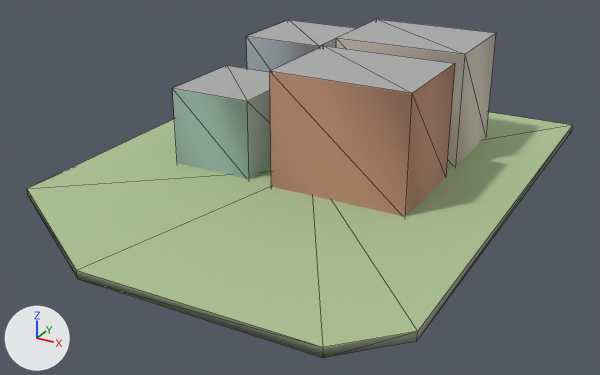
An edit to the glTF model godot_project/remake/sky/islands/SKY-009.lod2.glb, drawn before and after from the same camera.
Rendered twice from a 50 mm camera at (72.2, -134.0, 62.6) aimed at (-0.9, -1.1, -3.8). The axes (+X, +Y, +Z) are drawn at lower left. The lights are the same throughout. The first picture is the older version. Mesh edges are drawn as thin lines. Vertices at exactly the same position are counted once.

Objects in the first picture: 'buildings', 'deck', 'rock'.
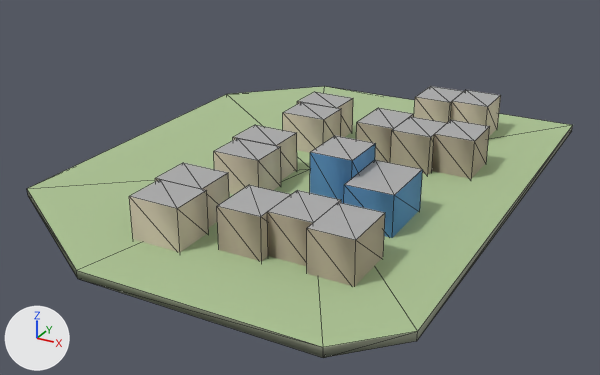
Patch to the scene script:
```diff
--- a/godot_project/remake/sky/islands/SKY-009.lod2.glb.py
+++ b/godot_project/remake/sky/islands/SKY-009.lod2.glb.py
@@ me_buildings @@
-me_buildings.from_pydata(...)  # 32 vertices, 40 faces; spans x -25.1..25.4, y -11.0..37.5, z -0.5..22.6
+me_buildings.from_pydata(...)  # 128 vertices, 160 faces; spans x -11.5..30.1, y -40.5..41.5, z -0.5..10.9
+# me_buildings part 1: the loose piece of 8 vertices spanning x -1.6..25.4, y -11.0..10.0, z -0.5..22.2 is scaled about its middle by (0.296, 0.452, 0.501), then moved by (1.7, -11.4, -5.7)
+# me_buildings part 2: the loose piece of 8 vertices spanning x -24.1..-7.1, y -10.0..9.0, z -0.5..15.6 is scaled about its middle by (0.529, 0.658, 0.511), then moved by (37.7, -12.8, -3.9)
+# me_buildings part 3: the loose piece of 8 vertices spanning x -25.1..-7.1, y 18.5..37.5, z -0.5..19.6 is scaled about its middle by (0.528, 0.421, 0.407), then moved by (10.0, -33.4, -6.0)
+# me_buildings part 4: the loose piece of 8 vertices spanning x -1.6..25.4, y 15.5..35.5, z -0.5..22.6 is scaled about its middle by (0.352, 0.4, 0.354), then moved by (-17.0, -38.9, -7.5)
+# me_buildings part 5: the loose piece of 8 vertices spanning x -1.6..25.4, y 15.5..35.5, z -0.5..22.6 is copied, and the copy is scaled about its middle by (0.296, 0.475, 0.354), then moved by (2.2, 10.2, -7.5); it spans x 10.1..18.1, y 31.0..40.5, z -0.5..7.7
+# me_buildings part 6: the loose piece of 8 vertices spanning x -1.6..25.4, y 15.5..35.5, z -0.5..22.6 is copied, and the copy is scaled about its middle by (0.296, 0.475, 0.354), then moved by (10.2, 11.3, -7.5); it spans x 18.1..26.1, y 32.0..41.5, z -0.5..7.7
+# me_buildings part 7: the loose piece of 8 vertices spanning x -1.6..25.4, y 15.5..35.5, z -0.5..22.6 is copied, and the copy is scaled about its middle by (0.296, 0.525, 0.354), then moved by (-1.8, -10.6, -7.5); it spans x 6.1..14.1, y 9.7..20.2, z -0.5..7.7
+# me_buildings part 8: the loose piece of 8 vertices spanning x -1.6..25.4, y 15.5..35.5, z -0.5..22.6 is copied, and the copy is scaled about its middle by (0.296, 0.475, 0.354), then moved by (6.2, -12.0, -7.5); it spans x 14.1..22.1, y 8.7..18.2, z -0.5..7.7
+# me_buildings part 9: the loose piece of 8 vertices spanning x -1.6..25.4, y 15.5..35.5, z -0.5..22.6 is copied, and the copy is scaled about its middle by (0.296, 0.475, 0.354), then moved by (14.2, -10.0, -7.5); it spans x 22.1..30.1, y 10.7..20.2, z -0.5..7.7
+# me_buildings part 10: the loose piece of 8 vertices spanning x -24.1..-7.1, y -10.0..9.0, z -0.5..15.6 is copied, and the copy is scaled about its middle by (0.559, 0.421, 0.511), then moved by (9.9, -36.0, -3.9); it spans x -10.5..-1.0, y -40.5..-32.5, z -0.5..7.7
+# me_buildings part 11: the loose piece of 8 vertices spanning x -24.1..-7.1, y -10.0..9.0, z -0.5..15.6 is copied, and the copy is scaled about its middle by (0.559, 0.421, 0.511), then moved by (8.9, -28.0, -3.9); it spans x -11.5..-2.0, y -32.5..-24.5, z -0.5..7.7
+# me_buildings part 12: the loose piece of 8 vertices spanning x -1.6..25.4, y -11.0..10.0, z -0.5..22.2 is copied, and the copy is scaled about its middle by (0.296, 0.5, 0.36), then moved by (12.0, -31.1, -7.3); it spans x 19.9..27.9, y -36.8..-26.3, z -0.5..7.7
+# me_buildings part 13: the loose piece of 8 vertices spanning x -1.6..25.4, y -11.0..10.0, z -0.5..22.2 is copied, and the copy is scaled about its middle by (0.296, 0.452, 0.36), then moved by (4.0, -29.6, -7.3); it spans x 11.9..19.9, y -34.8..-25.3, z -0.5..7.7
+# me_buildings part 14: the loose piece of 8 vertices spanning x -1.6..25.4, y -11.0..10.0, z -0.5..22.2 is copied, and the copy is scaled about its middle by (0.296, 0.452, 0.36), then moved by (-4.0, -31.6, -7.3); it spans x 3.9..11.9, y -36.8..-27.3, z -0.5..7.7
+# me_buildings part 15: the loose piece of 8 vertices spanning x -25.1..-7.1, y 18.5..37.5, z -0.5..19.6 is copied, and the copy is scaled about its middle by (0.528, 0.421, 0.407), then moved by (10.0, -8.1, -6.0); it spans x -10.9..-1.4, y 15.9..23.9, z -0.5..7.7
+# me_buildings part 16: the loose piece of 8 vertices spanning x -24.1..-7.1, y -10.0..9.0, z -0.5..15.6 is copied, and the copy is scaled about its middle by (0.559, 0.421, 0.511), then moved by (10.5, 12.4, -3.9); it spans x -9.9..-0.4, y 7.9..15.9, z -0.5..7.7
 me_buildings.materials.append(mat_sky_lod_bldg)
```

Location of each change, [x1, y1, x2, y2] in pixels of the pictures (600 x 375 px; the box of a moved part takes in the faces that stretch with it):
'buildings', reshaped (15% wider)
    before: [172, 19, 496, 216]
    after: [129, 86, 501, 287]
part 1 of me_buildings, moved or reshaped
    before: [270, 46, 455, 216]
    after: [310, 136, 376, 203]
part 2 of me_buildings, moved or reshaped
    before: [172, 66, 271, 179]
    after: [344, 160, 423, 238]
part 3 of me_buildings, moved or reshaped
    before: [246, 20, 357, 72]
    after: [233, 125, 297, 180]
part 4 of me_buildings, moved or reshaped
    before: [336, 19, 496, 166]
    after: [214, 138, 281, 194]
part 5 of me_buildings, added
    after: [414, 86, 464, 123]
part 6 of me_buildings, added
    after: [450, 90, 501, 136]
part 7 of me_buildings, added
    after: [356, 108, 414, 163]
part 8 of me_buildings, added
    after: [390, 117, 447, 174]
part 9 of me_buildings, added
    after: [432, 120, 490, 179]
part 10 of me_buildings, added
    after: [129, 179, 209, 252]
part 11 of me_buildings, added
    after: [155, 163, 229, 228]
part 12 of me_buildings, added
    after: [307, 202, 385, 287]
part 13 of me_buildings, added
    after: [267, 190, 341, 266]
part 14 of me_buildings, added
    after: [217, 185, 291, 261]
part 15 of me_buildings, added
    after: [297, 92, 353, 137]
part 16 of me_buildings, added
    after: [283, 102, 341, 153]
